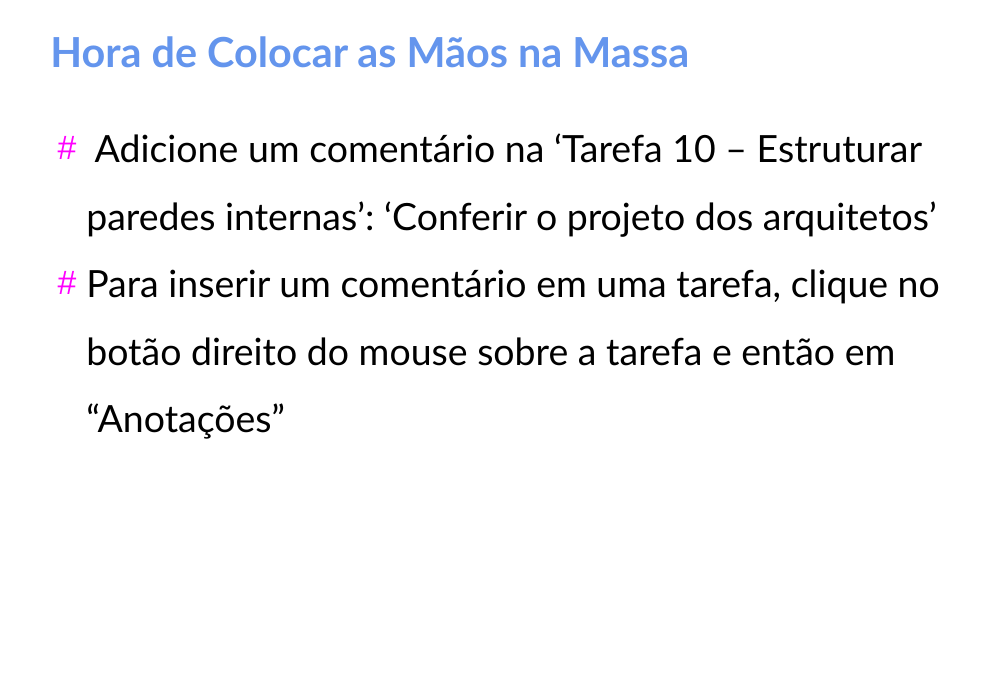
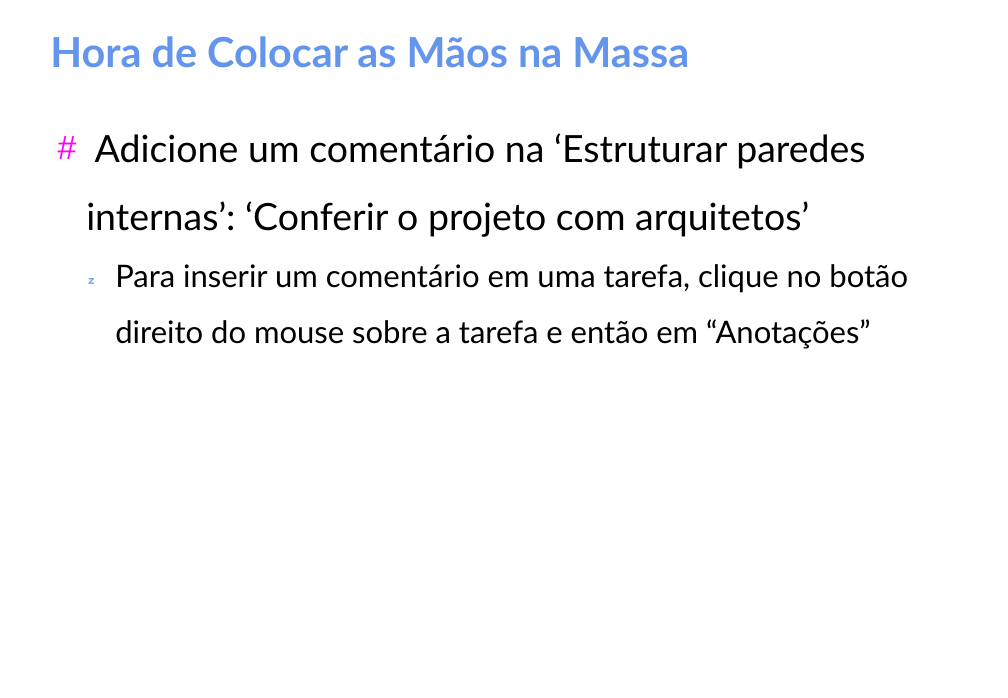
Before and after one commit to gomesluiz/gestao-de-projetos, a slide deck: slide 16 of aulas/project-aula-02.odp. Drawn at 1008x698 pixels with LibreOffice and Linux fonts; fonts in the diff are those of the drawing. Boxes give left, top, right and bottom in pixels: in the first picture for what was removed or moved away, otherwise in the second. Text is boxed around its words. In the diff, an @@ line names an element or a change of style, - is before the commit and + after.

```diff
--- a/aulas/project-aula-02.odp
+++ b/aulas/project-aula-02.odp
@@ text at <box>86,133,865,237</box>: text changed @@
-# Adicione um comentário na ‘Tarefa 10 – Estruturar paredes internas’: ‘Conferir o projeto dos arquitetos’
+# Adicione um comentário na ‘Estruturar paredes internas’: ‘Conferir o projeto com arquitetos’
@@ text at <box>115,264,908,348</box>: size 29 to 24 pt in "Para inserir um comentário em uma tarefa, ..."; bullet # to ; list level 1 to 2 in "Para inserir um comentário em ..."; bullet colour #FF00FF to #6495ED @@
```
Also in this commit, not shown: 31 other slides changed, 2 slides added, 13 slides removed, 3 other files.
